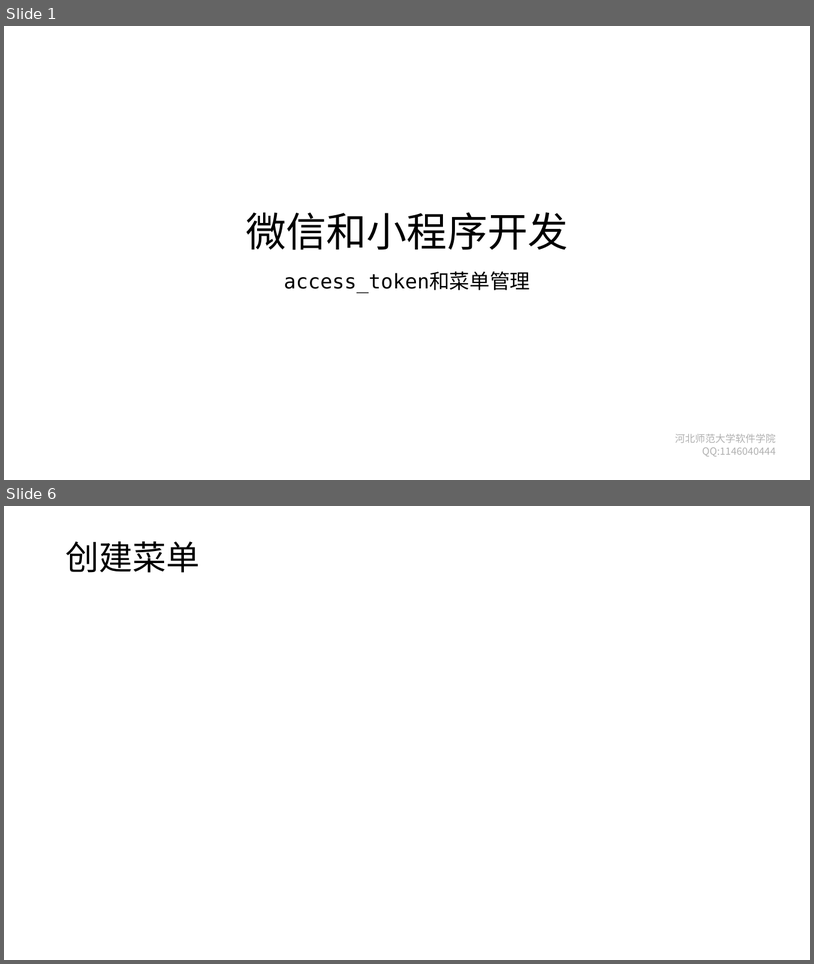
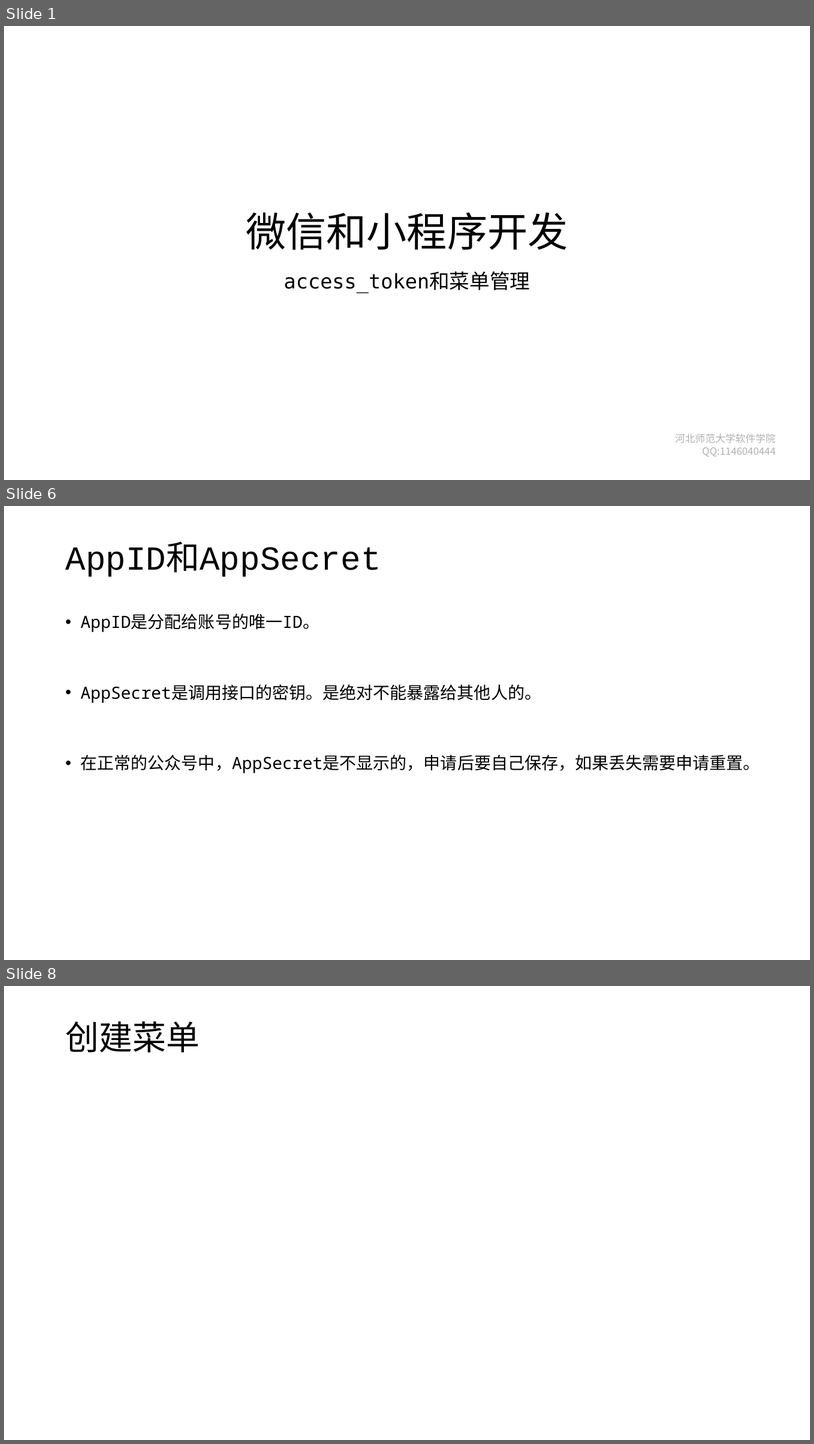
Before and after one commit to edu2act/course-wechat-and-miniprogram, a slide deck: materials/ch13/ch13-access_token和菜单.pptx. Shown one above the other, each under a label of ours: slides 1 and 6 before the commit, slides 1, 6 and 8 after it; the slides between them are not shown. The pictures are 814x964 and 814x1444 pixels, drawn with LibreOffice and Linux fonts; fonts in the diff are those of the drawing; background and template pictures are left out. Boxes give left, top, right and bottom in pixels: in the first picture for what was removed or moved away, otherwise in the second. Text is boxed around its words. In the diff, an @@ line names an element or a change of style, - is before the commit and + after.

```diff
--- a/materials/ch13/ch13-access_token和菜单.pptx
+++ b/materials/ch13/ch13-access_token和菜单.pptx
@@ slide 6 added at (x1=4, y1=506, x2=810, y2=960), background #FFFFFF @@
@@ title added at (x1=65, y1=546, x2=381, y2=577), 40 pt, text #000000 @@
+AppID和AppSecret
@@ text added at (x1=81, y1=613, x2=761, y2=773), 20 pt, text #000000 @@
+• AppID是分配给账号的唯一ID。
+• AppSecret是调用接口的密钥。是绝对不能暴露给其他人的。
+• 在正常的公众号中，AppSecret是不显示的，申请后要自己保存，如果丢失需要申请重置。
@@ what was slide 6 is now slide 8 @@
```
Also in this commit, not shown: 1 slide changed, 4 other slides added, 3 slides removed, 13 other files.
